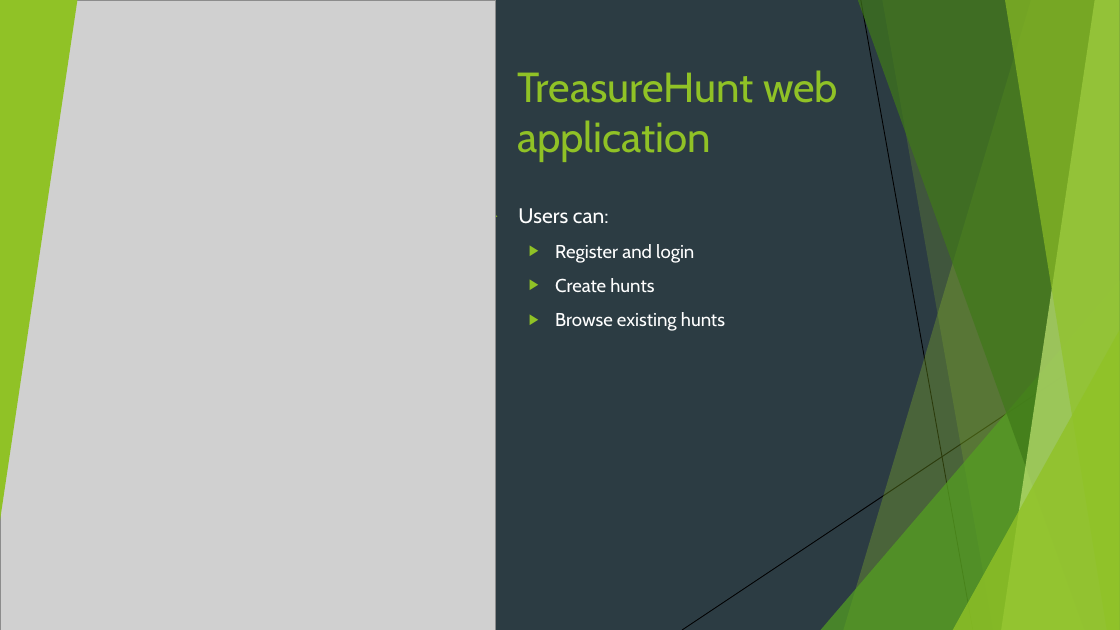
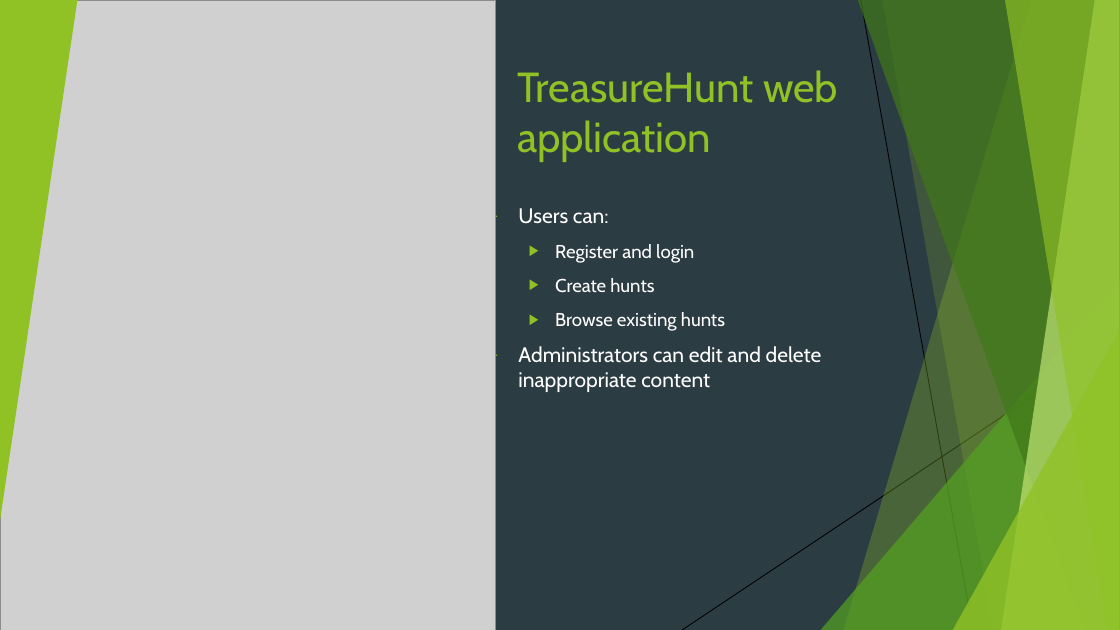
Before and after one commit to Martijn152/Cloud-Project-2020, a slide deck: slide 14 of Project report and presentation/TreasureHunt_Presentation.pptx (slide 12 before the commit). Drawn at 1120x630 pixels with LibreOffice and Linux fonts; fonts in the diff are those of the drawing; grey boxes stand for pictures. Boxes give left, top, right and bottom in pixels: in the first picture for what was removed or moved away, otherwise in the second. Text is boxed around its words. In the diff, an @@ line names an element or a change of style, - is before the commit and + after.

```diff
--- a/Project report and presentation/TreasureHunt_Presentation.pptx
+++ b/Project report and presentation/TreasureHunt_Presentation.pptx
@@ text at (518, 346, 822, 392): paragraph added @@
+▶ Administrators can edit and delete inappropriate content
```
Also in this commit, not shown: 5 other slides changed, 6 slides added, 1 slide removed, 4 other files.
